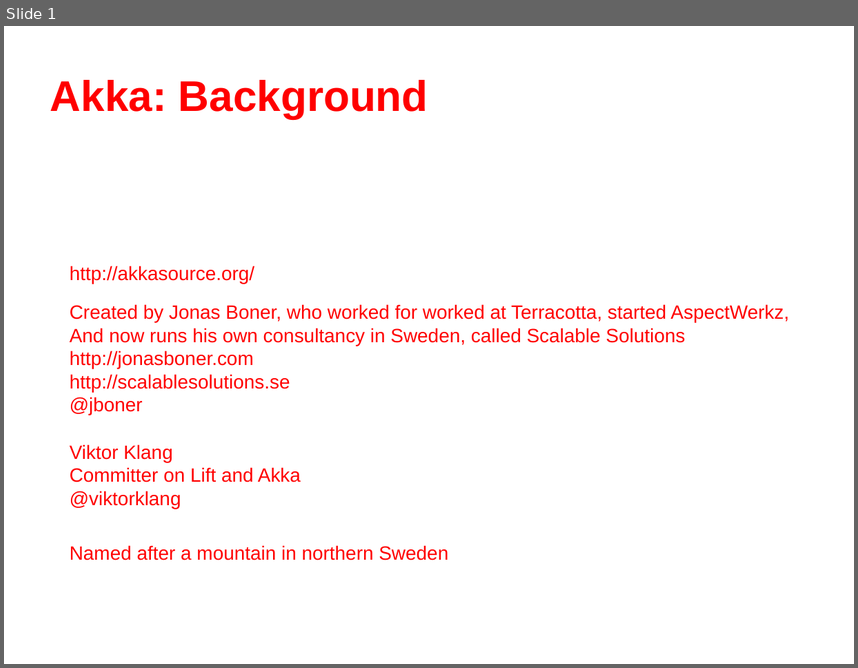
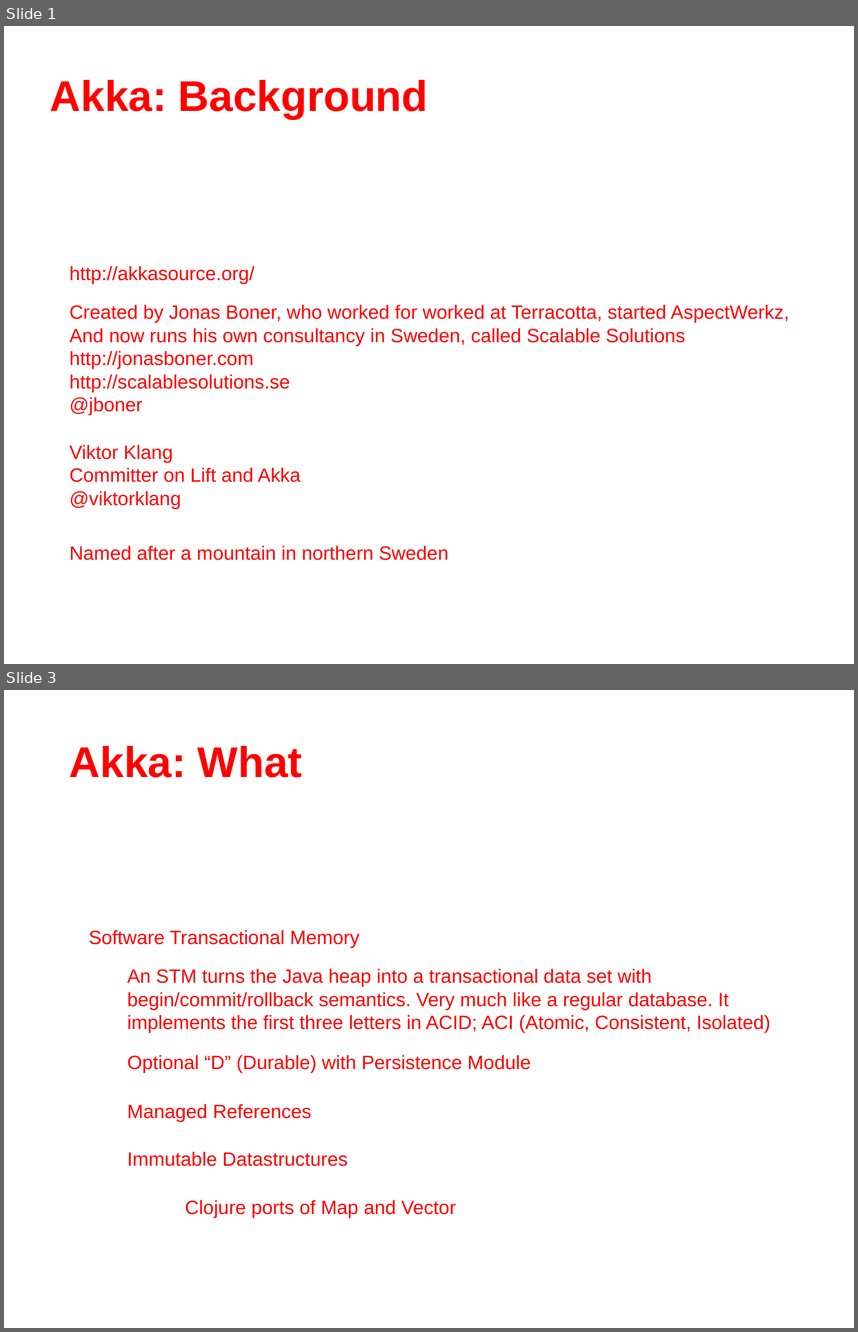
Before and after one commit to dwhitney/akka_meetup, a slide deck: akka.odp. Shown one above the other, each under a label of ours: slide 1 before the commit, slides 1 and 3 after it; the slides between them are not shown. The pictures are 858x668 and 858x1332 pixels, drawn with LibreOffice and Linux fonts; fonts in the diff are those of the drawing; background and template pictures are left out. Boxes give left, top, right and bottom in pixels: in the first picture for what was removed or moved away, otherwise in the second. Text is boxed around its words. In the diff, an @@ line names an element or a change of style, - is before the commit and + after.

```diff
--- a/akka.odp
+++ b/akka.odp
@@ slide 3 added at [4,690,854,1328], background picture (left out) @@
@@ text added at [70,746,303,778], 40 pt, text #FF0000, bold @@
+Akka: What
@@ text added at [89,929,360,947], 18 pt, text #FF0000 @@
+Software Transactional Memory
@@ text added at [128,968,771,1032], 18 pt, text #FF0000 @@
+An STM turns the Java heap into a transactional data set with begin/commit/rollback semantics. Very much like a regular database. It implements the first three letters in ACID; ACI (Atomic, Consistent, Isolated)
@@ text added at [128,1054,531,1073], 18 pt, text #FF0000 @@
+Optional “D” (Durable) with Persistence Module
@@ text added at [128,1103,312,1121], 18 pt, text #FF0000 @@
+Managed References
@@ text added at [128,1151,348,1166], 18 pt, text #FF0000 @@
+Immutable Datastructures
@@ text added at [185,1199,456,1218], 18 pt, text #FF0000 @@
+Clojure ports of Map and Vector
```
Also in this commit, not shown: 1 slide changed, 10 other slides added, 1 other file.
